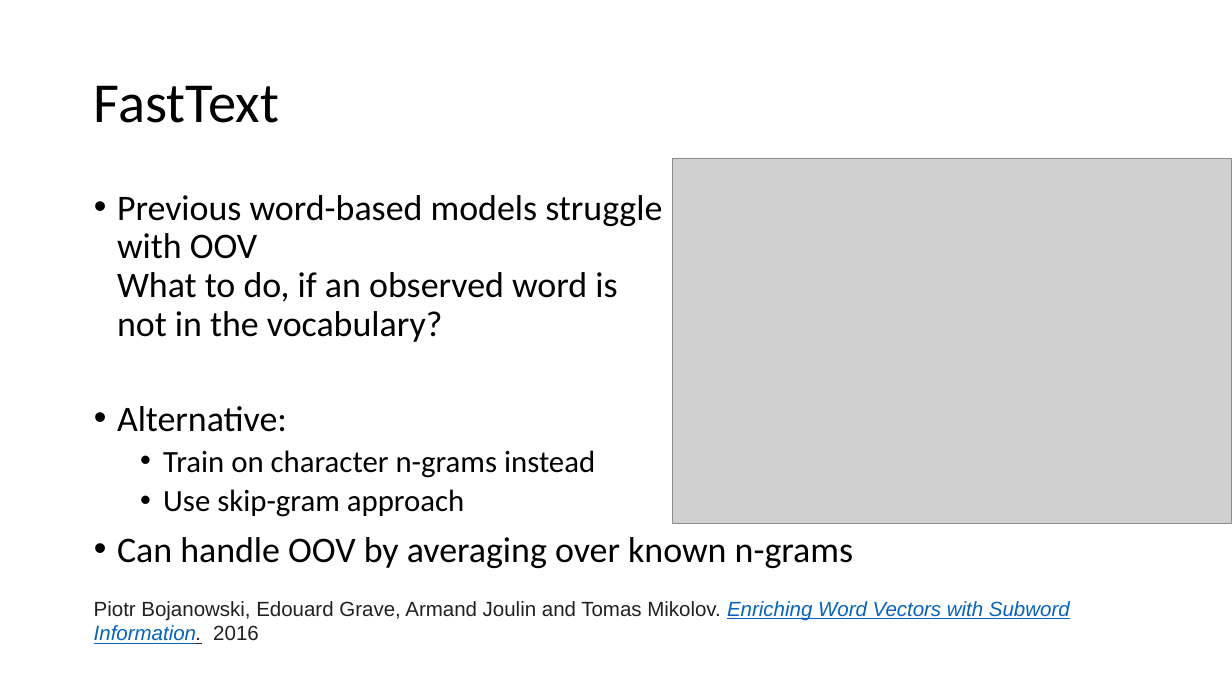
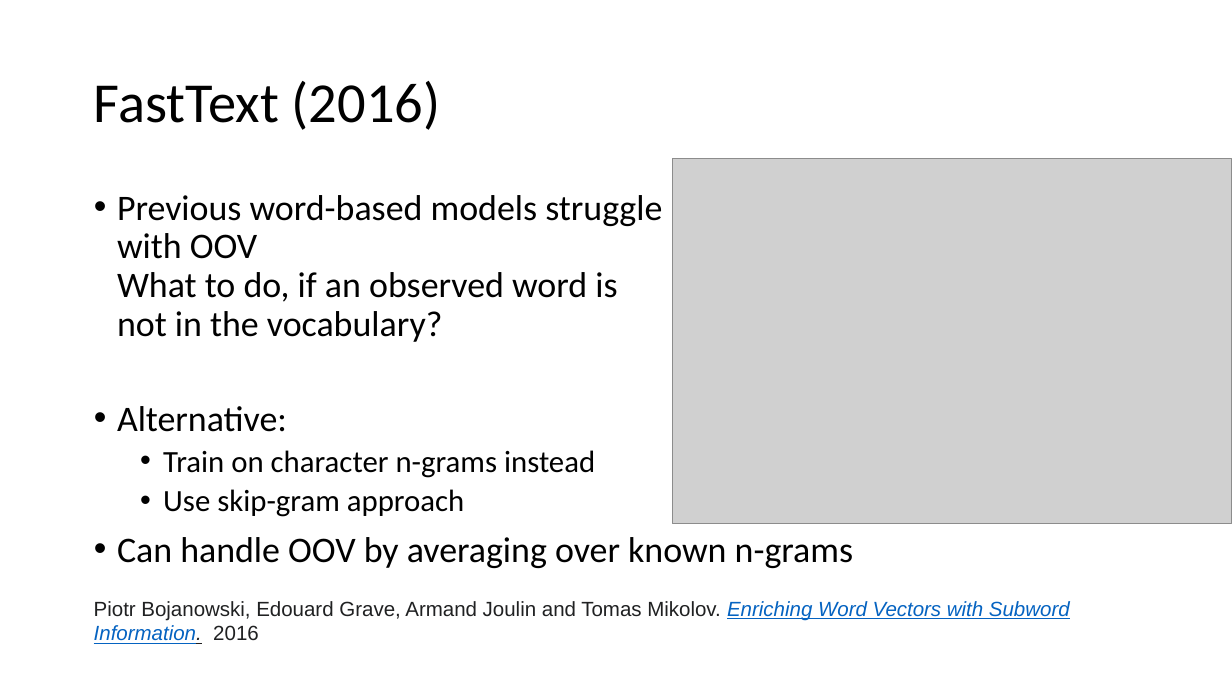
Before and after one commit to sikoried/sequence-learning, a slide deck: slide 10 of 08-seq2seq/embeddings.pptx. Drawn at 1232x693 pixels with LibreOffice and Linux fonts; fonts in the diff are those of the drawing; grey boxes stand for pictures. Boxes give left, top, right and bottom in pixels: in the first picture for what was removed or moved away, otherwise in the second. Text is boxed around its words. In the diff, an @@ line names an element or a change of style, - is before the commit and + after.

```diff
--- a/08-seq2seq/embeddings.pptx
+++ b/08-seq2seq/embeddings.pptx
@@ title at [94, 81, 441, 130]: text changed @@
-FastText
+FastText (2016)
```
Also in this commit, not shown: 2 other files.
